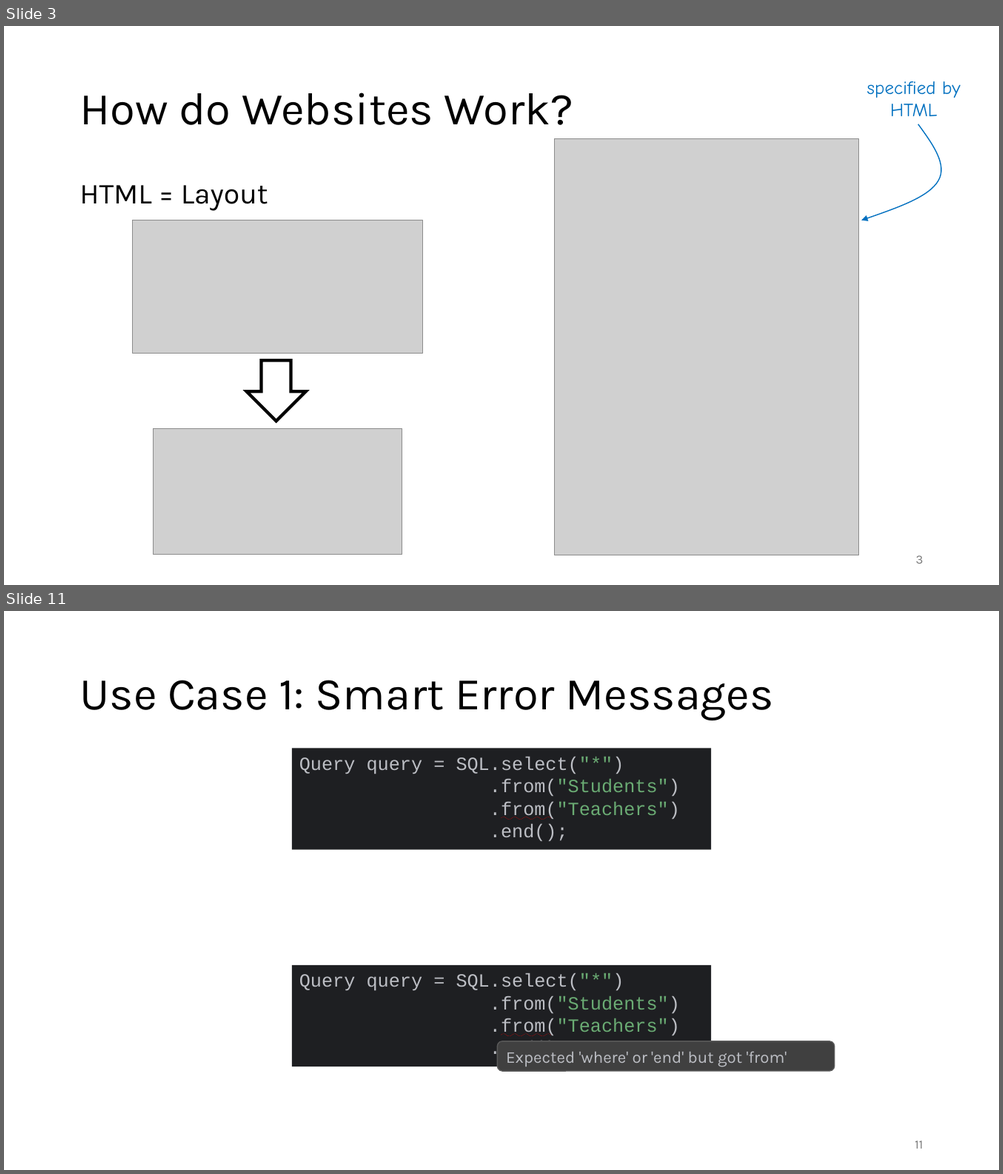
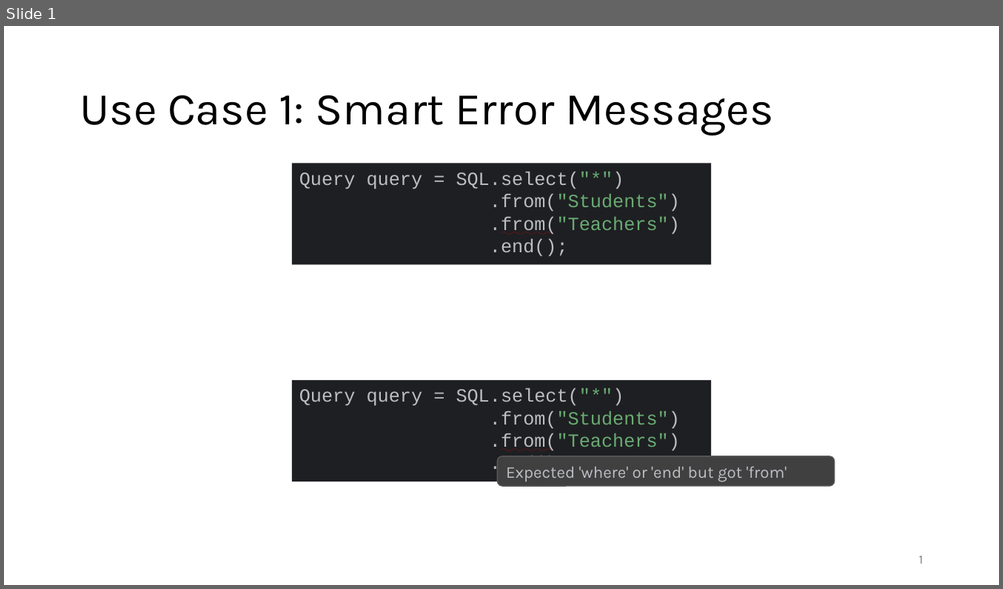
Before and after one commit to prg-titech/safe-fluent-dsls, a slide deck: concept/Research-Interest.pptx. Shown one above the other, each under a label of ours: slides 3 and 11 before the commit, slide 1 after it; the slides between them are not shown. The pictures are 1003x1174 and 1003x589 pixels, drawn with LibreOffice and Linux fonts; fonts in the diff are those of the drawing; grey boxes stand for pictures; background and template pictures are left out. Boxes give left, top, right and bottom in pixels: in the first picture for what was removed or moved away, otherwise in the second. Text is boxed around its words. In the diff, an @@ line names an element or a change of style, - is before the commit and + after.

```diff
--- a/concept/Research-Interest.pptx
+++ b/concept/Research-Interest.pptx
@@ slide 3 removed at bbox=[4, 26, 999, 585], background #FFFFFF @@
@@ text removed at bbox=[867, 82, 960, 116] @@
-specified by HTML
@@ title removed at bbox=[79, 93, 573, 125] @@
-How do Websites Work?
@@ freeform shape removed at bbox=[861, 124, 941, 221] @@
@@ picture removed at bbox=[555, 138, 859, 556] @@
@@ text removed at bbox=[79, 185, 268, 211] @@
-HTML = Layout
@@ picture removed at bbox=[132, 221, 422, 354] @@
@@ down arrow removed at bbox=[247, 361, 305, 421] @@
@@ picture removed at bbox=[153, 429, 401, 555] @@
@@ page number removed at bbox=[916, 556, 923, 564] @@
-3
@@ what was slide 11 is now slide 1 @@
@@ page number at bbox=[919, 556, 923, 564]: text changed @@
-11
+1
```
Also in this commit, not shown: 3 slides added, 9 other slides removed, 1 other file.
